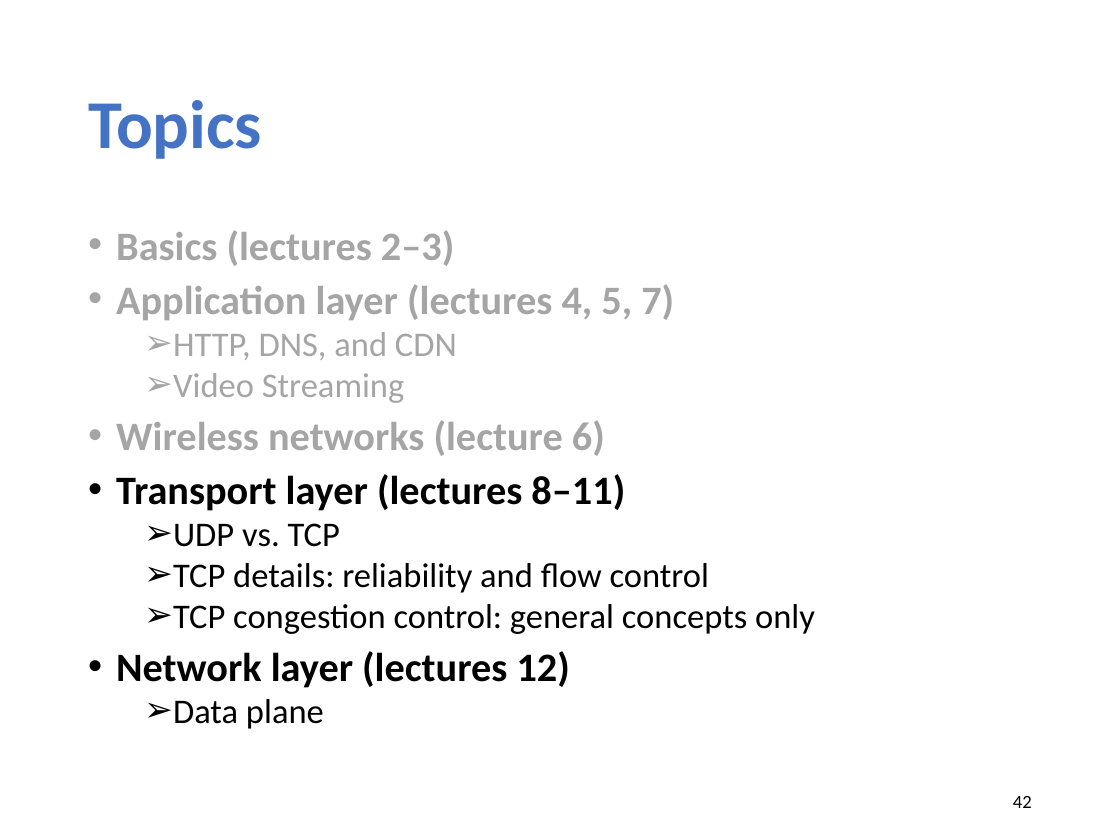
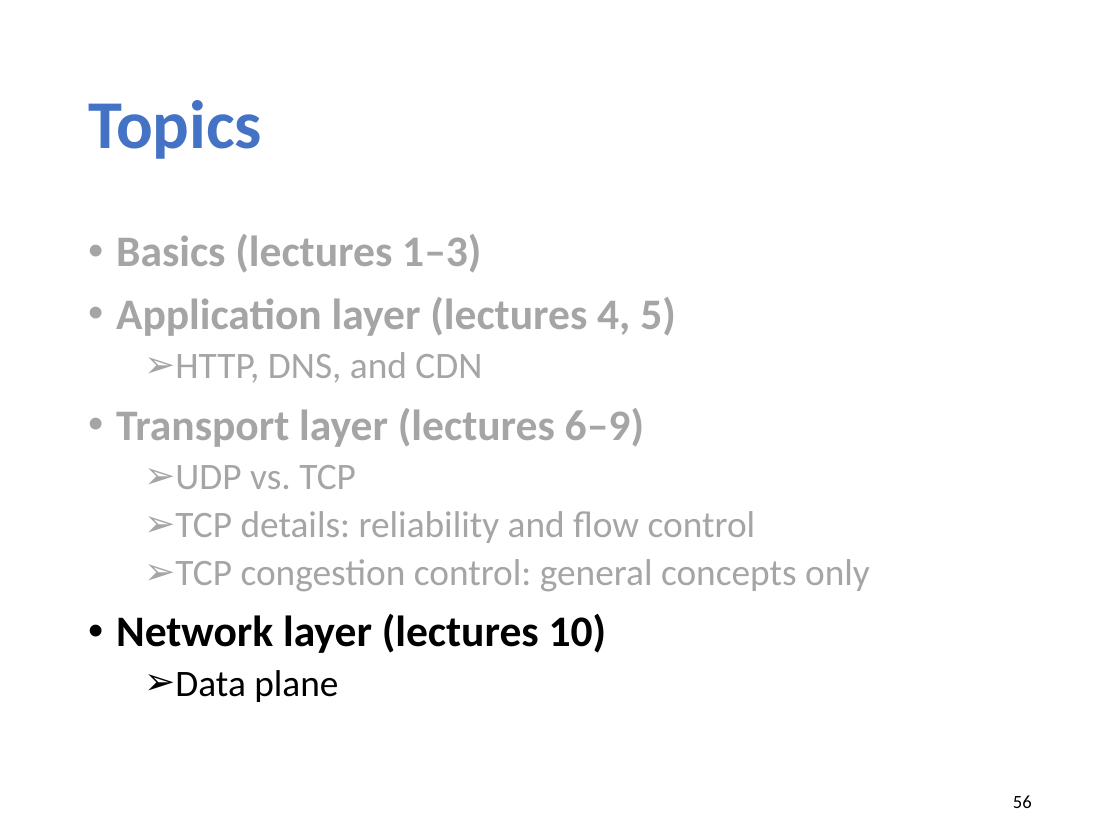
Before and after one commit to xinjin/course-net, a slide deck: slide 56 of slides/Midterm_review.pptx (slide 42 before the commit). Drawn at 1120x840 pixels with LibreOffice and Linux fonts; fonts in the diff are those of the drawing. Boxes give left, top, right and bottom in pixels: in the first picture for what was removed or moved away, otherwise in the second. Text is boxed around its words. In the diff, an @@ line names an element or a change of style, - is before the commit and + after.

```diff
--- a/slides/Midterm_review.pptx
+++ b/slides/Midterm_review.pptx
@@ text at bbox=[116, 234, 676, 336]: text changed; size 25.9 to 28 pt @@
-• Basics (lectures 2–3)
-• Application layer (lectures 4, 5, 7)
+• Basics (lectures 1–3)
+• Application layer (lectures 4, 5)
@@ text at bbox=[175, 352, 870, 702]: size 22.2 to 24 pt in "HTTP, DNS, and CDN", "UDP vs. TCP", "TCP details: reliability and flow control", "TCP congestion control: general concepts only" and 1 more places; text colour #000000 to #A5A5A5 in "UDP vs. TCP", "TCP details: reliability and flow control", "TCP congestion control: general concepts only"; line spacing 0.8 to 0.9 @@
@@ text at bbox=[116, 408, 644, 447]: text changed; size 25.9 to 28 pt @@
-  ➢ Video Streaming
-• Wireless networks (lecture 6)
-• Transport layer (lectures 8–11)
+• Transport layer (lectures 6–9)
@@ text at bbox=[116, 614, 607, 653]: text changed; size 25.9 to 28 pt @@
-• Network layer (lectures 12)
+• Network layer (lectures 10)
@@ page number at bbox=[1013, 795, 1032, 808]: text changed @@
-42
+56
```
Also in this commit, not shown: 5 other slides changed, 9 slides removed.
